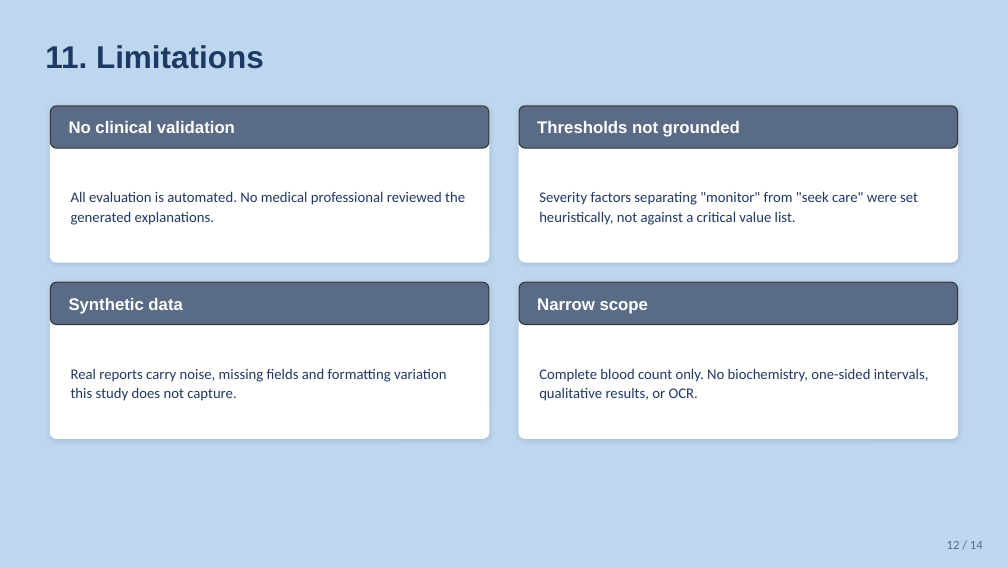
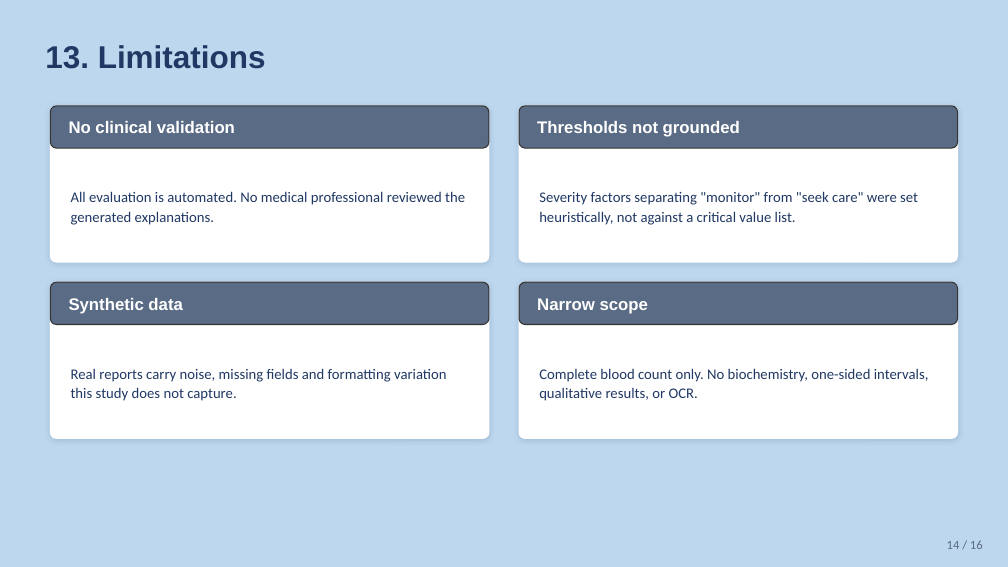
Before and after one commit to quangdai1321/Health-Info, a slide deck: slide 14 of docs_slide/HEALTHINFO-IV_TruongQuangDai_Slide_EN.pptx (slide 12 before the commit). Drawn at 1008x567 pixels with LibreOffice and Linux fonts; fonts in the diff are those of the drawing. Boxes give left, top, right and bottom in pixels: in the first picture for what was removed or moved away, otherwise in the second. Text is boxed around its words. In the diff, an @@ line names an element or a change of style, - is before the commit and + after.

```diff
--- a/docs_slide/HEALTHINFO-IV_TruongQuangDai_Slide_EN.pptx
+++ b/docs_slide/HEALTHINFO-IV_TruongQuangDai_Slide_EN.pptx
@@ text at [45,45,266,69]: text changed @@
-11. Limitations
+13. Limitations
@@ text at [947,540,983,549]: text changed @@
-12 / 14
+14 / 16
```
Also in this commit, not shown: 11 other slides changed, 2 slides added, 43 other files.
